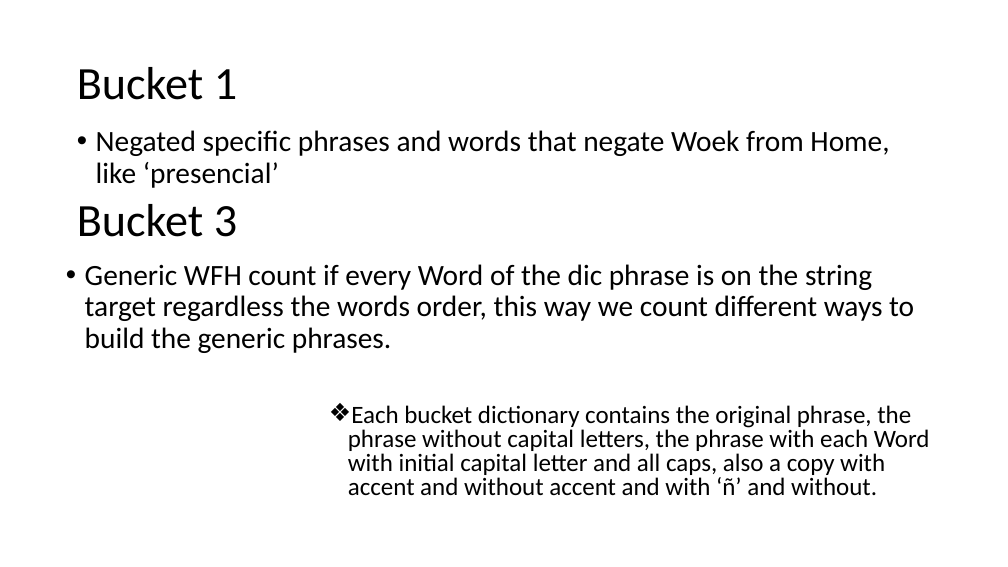
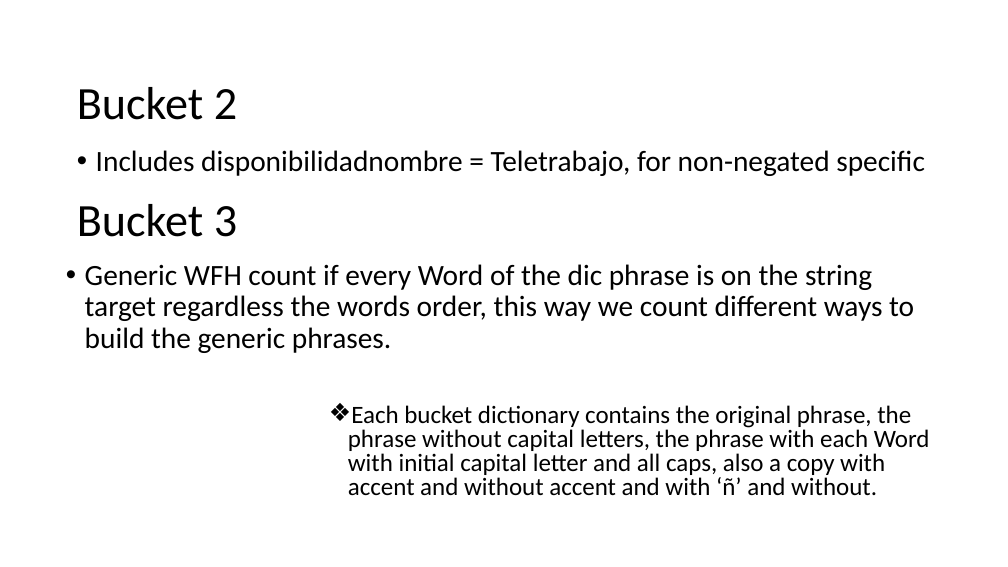
Before and after one commit to oejaramillo/WFH-Project, a slide deck: slide 2 of results.pptx. Drawn at 1008x567 pixels with LibreOffice and Linux fonts; fonts in the diff are those of the drawing. Boxes give left, top, right and bottom in pixels: in the first picture for what was removed or moved away, otherwise in the second. Text is boxed around its words. In the diff, an @@ line names an element or a change of style, - is before the commit and + after.

```diff
--- a/results.pptx
+++ b/results.pptx
@@ text at box(77, 87, 237, 120): text changed @@
-Bucket 1
+Bucket 2
@@ text removed at box(96, 130, 889, 188) @@
-• Negated specific phrases and words that negate Woek from Home, like ‘presencial’
@@ text added at box(96, 150, 925, 176), 28 pt, text #000000 @@
+• Includes disponibilidadnombre = Teletrabajo, for non-negated specific
```
Also in this commit, not shown: 11 slides added, 4 slides removed, 1 other file.
